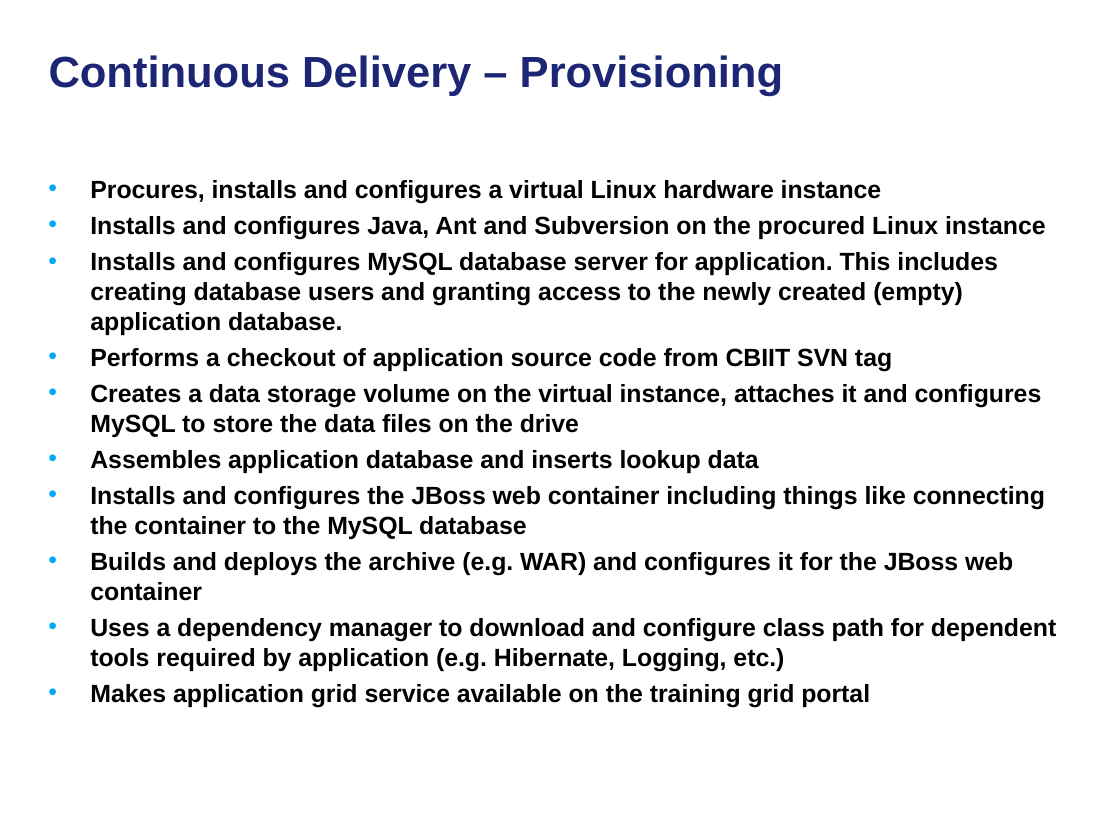
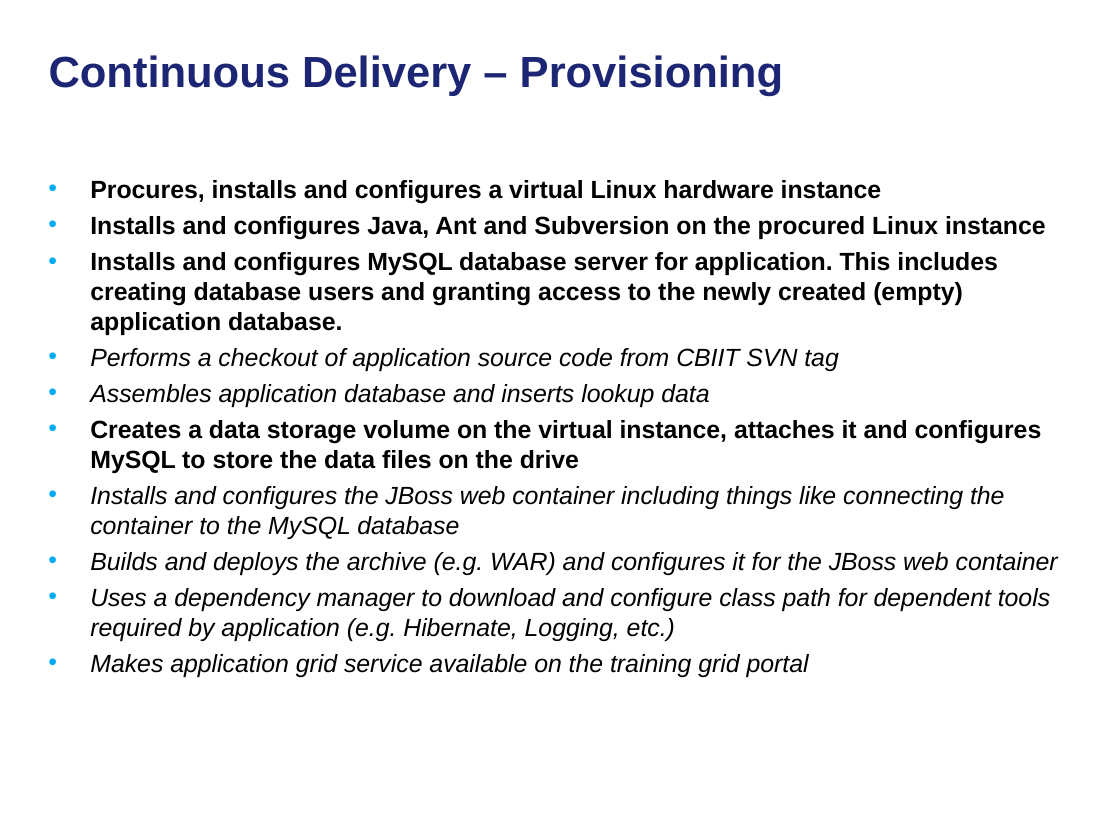
Before and after one commit to NCIP/automation, a slide deck: slide 8 of docs/continuous-delivery-caehr.ppt (slide 7 before the commit). Drawn at 1120x840 pixels with LibreOffice and Linux fonts; fonts in the diff are those of the drawing; background and template pictures are left out. Boxes give left, top, right and bottom in pixels: in the first picture for what was removed or moved away, otherwise in the second. Text is boxed around its words. In the diff, an @@ line names an element or a change of style, - is before the commit and + after.

```diff
--- a/docs/continuous-delivery-caehr.ppt
+++ b/docs/continuous-delivery-caehr.ppt
@@ text at <box>90,348,1058,677</box>: bold off, italic on in "Performs a checkout of application source code ...", "Installs and configures the JBoss web container ...", "Builds and deploys the archive (e.g. WAR) ...", "Uses a dependency manager to download and ..." and 1 more places @@
@@ text at <box>90,384,709,407</box>: paragraph added @@
+• Assembles application database and inserts lookup data
@@ text at <box>90,450,759,473</box>: paragraph removed @@
-• Assembles application database and inserts lookup data
```
Also in this commit, not shown: 16 other slides changed, 3 slides added.
